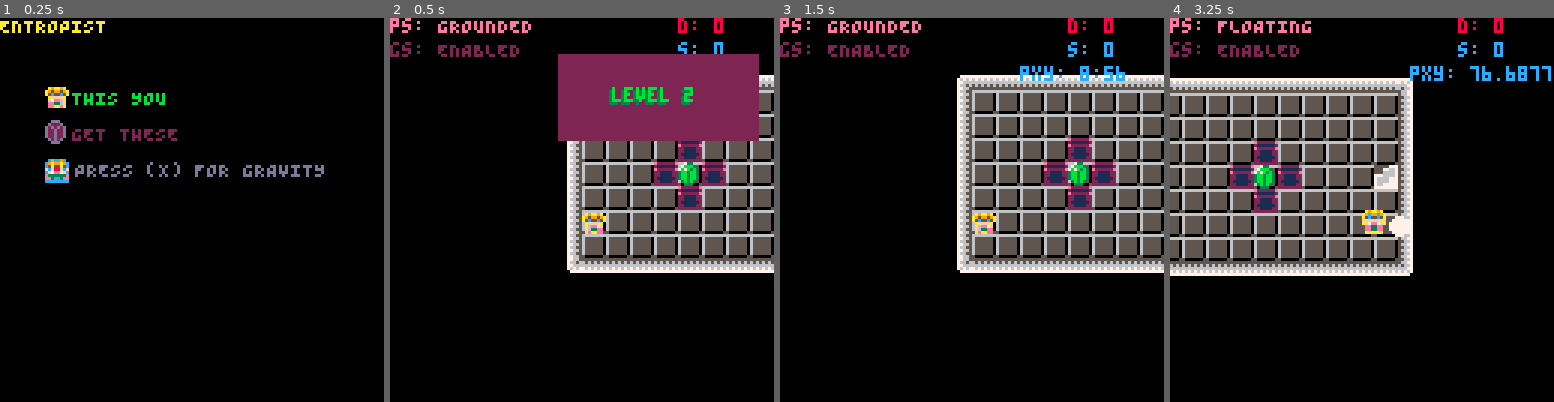
Above: before the commit, frames 1-4 (left to right).
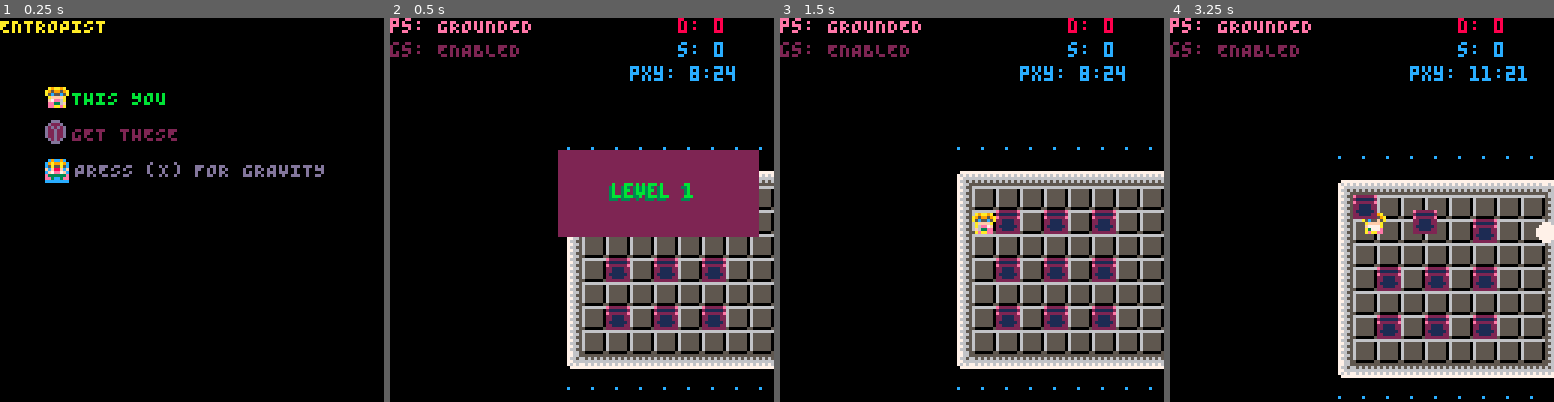
Above: after the commit, the same moments.

Repository: kitasuna/pico8-ttuor
Game: PICO-8 cartridge main.p8
Same seed, same stepped clock (60 frames per second), same inputs: the game is played once before the commit and once after it.
Inputs:
- Up to frame 1 (0.25 s): no input
- Up to frame 2 (0.5 s): tap X (X key) at 0.33 s
- Up to frame 3 (1.5 s): tap O (Z key) at 0.7 s; tap X (X key) at 1.07 s
- Up to frame 4 (3.25 s): hold Right 1.6-2.1 s; tap O (Z key) every 0.4 s from 1.7 to 2.9 s; tap X (X key) at 1.85, 2.97 s; hold Up 2.15-2.42 s; hold Right 2.47-3.03 s; hold Left from 3.08 s (still down)

Frame 1 is identical in both runs. In frame 2, 39% of the frame differs, in the area x 43-100%, y 9-97%; in frame 3, 29%; in frame 4, 49%, in the area x 0-100%, y 0-100%.

Commit message:
Add bomberman playground level

Diff:
--- a/level.lua
+++ b/level.lua
@@ -9,8 +9,15 @@
       map_tile_width = 16,
       map_tile_height = 14,
       ents = {
-        {type=ENT_BOX, pos_x= (8*8), pos_y = (5*8)},
-        {type=ENT_BOX, pos_x= (12*8), pos_y = (10*8)},
+        {type=ENT_BOX, pos_x= (2*8), pos_y = (3*8)},
+        {type=ENT_BOX, pos_x= (4*8), pos_y = (3*8)},
+        {type=ENT_BOX, pos_x= (6*8), pos_y = (3*8)},
+        {type=ENT_BOX, pos_x= (2*8), pos_y = (5*8)},
+        {type=ENT_BOX, pos_x= (4*8), pos_y = (5*8)},
+        {type=ENT_BOX, pos_x= (6*8), pos_y = (5*8)},
+        {type=ENT_BOX, pos_x= (2*8), pos_y = (7*8)},
+        {type=ENT_BOX, pos_x= (4*8), pos_y = (7*8)},
+        {type=ENT_BOX, pos_x= (6*8), pos_y = (7*8)},
       }
     },
     {
--- a/main.p8
+++ b/main.p8
@@ -264,7 +264,7 @@
   -- Load levels
   levels = get_levels()
 
-  level_index = 2
+  level_index = 1
 
   -- Set up timers table for later...
   timers = {}
@@ -473,16 +473,16 @@
 0000000000000000000000000000000000000000000000000000000000000000000000000000000000000000000000000000000000000000000000000000000000000000000000000000000000000000000000000000000000000000000000000000000000000000000000000000000000000000000000000000000000000000
 __map__
 555555555555005555555555551a1a1a1a1a0000000000000000000000000000000000000000000000000000000000000000000000000000000000454343434343461818181818434343460000000000000000000000000000000000000000000000000000000000000000000000000000000000000000000000000000000000
-5555555555550055555555555555555555554543434343434343434343460000454343434600000000000000000000454343430000000000000000307474747474421818181818747474420000000000000000000000000000000000000000000000000000000000000000000000000000000000000000000000000000000000
-4543434343434343465555555555555555004174747474747474747474420000417474744200000000000000000000417474741818434343000000417474747419421818181818747474420000000000000000000000000000000000000000000000000000000000000000000000000000000000000000000000000000000000
-4173737373737373425555555555555555554174747474747474747474420000417474744200004543434343460000417474741818747474181818417474744a44471818181818747474420000000000000000000000000000000000000000000000000000000000000000000000000000000000000000000000000000000000
-4173737373737173494343434343434655004174747474747474747474420000307474744943434c74747474420000417474741818747474181818417474744218181818181818747474420000000000000000000000000000000000000000000000000000000000000000000000000000000000000000000000000000000000
-4173737373737373737373737373734255004174747474747474747419420000417474747474747474747474420000417474741818747474181818181818180018181818181818747474420000000000000000000000000000000000000000000000000000000000000000000000000000000000000000000000000000000000
-41737173737373734a444b737373734255554174747474747474747474420000417474747474747474747474420000484444441818747474181818181818181818181818181818747474420000000000000000000000000000000000000000000000000000000000000000000000000000000000000000000000000000000000
-4173737373737373421841737173734255554174747474747474747474420000417474747474747474747474420018181818181818181818181818417474744218181818181830747474420000000000000000000000000000000000000000000000000000000000000000000000000000000000000000000000000000000000
-4844444444444444471830737373734255554174747474747474747474420000417474744a44444b74747474420018187474741818181818181818307474744218417474747474747474420000000000000000000000000000000000000000000000000000000000000000000000000000000000000000000000000000000000
-5555551818181818181841404040404200004844444444444444444444470000417474744200004844444444470018187474741818747474420000417474744218417474747474747474420000000000000000000000000000000000000000000000000000000000000000000000000000000000000000000000000000000000
-454343181843434318184c4040404042000000000000000000000000000000004174747449434343460000000000181874747418187474194200004174747418181874744a4444444444470000000000000000000000000000000000000000000000000000000000000000000000000000000000000000000000000000000000
-4140531818524053181852404040404200000000000000000000000000000000417474747474741942000000000018181818181818444444470000417474741818187474420000000000000000000000000000000000000000000000000000000000000000000000000000000000000000000000000000000000000000000000
-4119531818524053181852404040404200000000000000000000000000000000417474747474747442000000000000000000000000000000000000484444441818184444470000000000000000000000000000000000000000000000000000000000000000000000000000000000000000000000000000000000000000000000
-4844441818444444181844444444444700000000000000000000000000000000484444444444444447000000000000000000000000000000000000000000000000000000000000000000000000000000000000000000000000000000000000000000000000000000000000000000000000000000000000000000000000000000
+1818181818181818181818555555555555554543434343434343434343460000454343434600000000000000000000454343430000000000000000307474747474421818181818747474420000000000000000000000000000000000000000000000000000000000000000000000000000000000000000000000000000000000
+4543434343434343434618555555555555004174747474747474747474420000417474744200000000000000000000417474741818434343000000417474747419421818181818747474420000000000000000000000000000000000000000000000000000000000000000000000000000000000000000000000000000000000
+4174747474747474744218555555555555554174747474747474747474420000417474744200004543434343460000417474741818747474181818417474744a44471818181818747474420000000000000000000000000000000000000000000000000000000000000000000000000000000000000000000000000000000000
+4174747474747474744218000000000055004174747474747474747474420000307474744943434c74747474420000417474741818747474181818417474744218181818181818747474420000000000000000000000000000000000000000000000000000000000000000000000000000000000000000000000000000000000
+4174747474747474744218000000000055004174747474747474747419420000417474747474747474747474420000417474741818747474181818181818180018181818181818747474420000000000000000000000000000000000000000000000000000000000000000000000000000000000000000000000000000000000
+4174747474747474744218000000000055554174747474747474747474420000417474747474747474747474420000484444441818747474181818181818181818181818181818747474420000000000000000000000000000000000000000000000000000000000000000000000000000000000000000000000000000000000
+4174747474747474744218000000000055554174747474747474747474420000417474747474747474747474420018181818181818181818181818417474744218181818181830747474420000000000000000000000000000000000000000000000000000000000000000000000000000000000000000000000000000000000
+4174747474747474744218000000000055554174747474747474747474420000417474744a44444b74747474420018187474741818181818181818307474744218417474747474747474420000000000000000000000000000000000000000000000000000000000000000000000000000000000000000000000000000000000
+4174747474747474744218000000000000004844444444444444444444470000417474744200004844444444470018187474741818747474420000417474744218417474747474747474420000000000000000000000000000000000000000000000000000000000000000000000000000000000000000000000000000000000
+48444444444444444447180000000000000000000000000000000000000000004174747449434343460000000000181874747418187474194200004174747418181874744a4444444444470000000000000000000000000000000000000000000000000000000000000000000000000000000000000000000000000000000000
+1818181818181818181818000000000000000000000000000000000000000000417474747474741942000000000018181818181818444444470000417474741818187474420000000000000000000000000000000000000000000000000000000000000000000000000000000000000000000000000000000000000000000000
+0000001818000000000000000000000000000000000000000000000000000000417474747474747442000000000000000000000000000000000000484444441818184444470000000000000000000000000000000000000000000000000000000000000000000000000000000000000000000000000000000000000000000000
+0000000018000000000000000000000000000000000000000000000000000000484444444444444447000000000000000000000000000000000000000000000000000000000000000000000000000000000000000000000000000000000000000000000000000000000000000000000000000000000000000000000000000000
